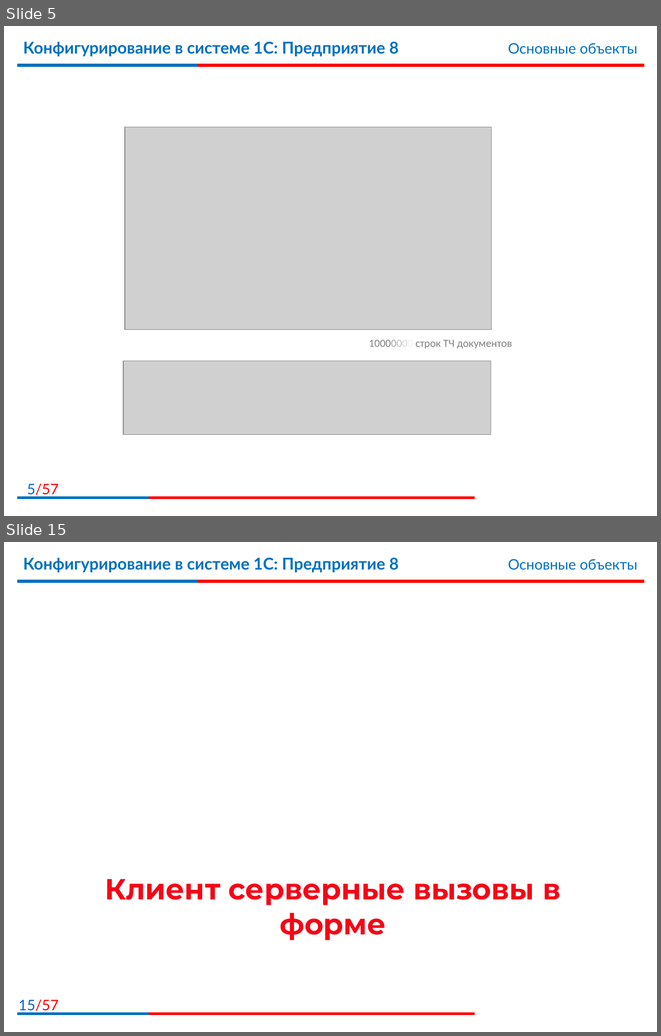
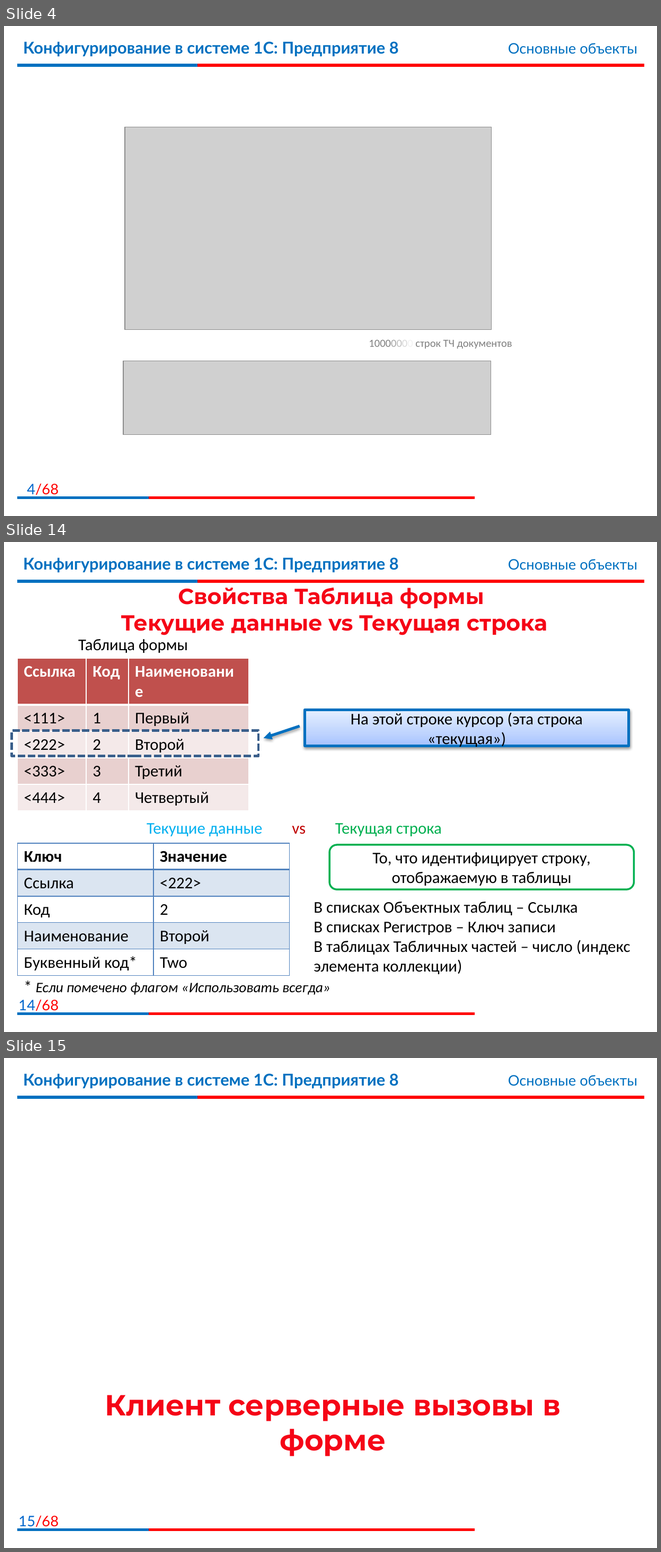
Before and after one commit to bestteacher-1c/documents_compl_kurs, a slide deck: Занятие_06/Иллюстрации6.pptx. Shown one above the other, each under a label of ours: slides 5 and 15 before the commit, slides 4, 14 and 15 after it; the slides between them are not shown. The pictures are 661x1036 and 661x1552 pixels, drawn with LibreOffice and Linux fonts; fonts in the diff are those of the drawing; grey boxes stand for pictures; background and template pictures are left out. Boxes give left, top, right and bottom in pixels: in the first picture for what was removed or moved away, otherwise in the second. Text is boxed around its words. In the diff, an @@ line names an element or a change of style, - is before the commit and + after.

```diff
--- a/Занятие_06/Иллюстрации6.pptx
+++ b/Занятие_06/Иллюстрации6.pptx
@@ slide 14 added at (x1=4, y1=542, x2=657, y2=1032), background #FFFFFF; not listed: 7 template elements that a slide beside it also shows @@
@@ title added at (x1=121, y1=587, x2=547, y2=635), 24 pt, text gradient #F50516 to #C00000, bold @@
+Свойства Таблица формы
+Текущие данные vs Текущая строка
@@ text added at (x1=78, y1=639, x2=188, y2=653), 18 pt, text #000000 @@
+Таблица формы
@@ table added at (x1=18, y1=658, x2=249, y2=944), 5 rows, 3 columns @@
+Ссылка | Код | Наименование
+<111> | 1 | Первый
+<222> | 2 | Второй
+<333> | 3 | Третий
+<444> | 4 | Четвертый
@@ border callout added at (x1=305, y1=710, x2=629, y2=746), fill gradient #A4C4FF to #BFD4FF to #E6EEFF, outline #0070C0 3 pt, 18 pt, text #000000 @@
+На этой строке курсор (эта строка «текущая»)
@@ rectangle added at (x1=12, y1=730, x2=258, y2=756), outline #3A5F8C 2.75 pt dashed @@
@@ text added at (x1=147, y1=823, x2=442, y2=836), 18 pt, text #00B0F0 @@
+Текущие данные vs Текущая строка
@@ table added at (x1=18, y1=843, x2=289, y2=976), 5 rows, 2 columns @@
+Ключ | Значение
+Ссылка | <222>
+Код | 2
+Наименование | Второй
+Буквенный код* | Two
@@ rounded rectangle added at (x1=329, y1=844, x2=634, y2=889), fill #FFFFFF, outline #00B050 2 pt, 18 pt, text #000000 @@
+То, что идентифицирует строку, отображаемую в таблицы
@@ text added at (x1=314, y1=901, x2=630, y2=974), 18 pt, text #000000 @@
+В списках Объектных таблиц – Ссылка
+В списках Регистров – Ключ записи
+В таблицах Табличных частей – число (индекс элемента коллекции)
@@ text added at (x1=36, y1=982, x2=330, y2=995), 16 pt, text #000000, italic @@
+* Если помечено флагом «Использовать всегда»
@@ what was slide 5 is now slide 4 @@
@@ page number at (x1=27, y1=483, x2=59, y2=497): text changed @@
-5/57
+4/68
@@ page number at (x1=18, y1=1515, x2=59, y2=1529): text changed @@
-15/57
+15/68
```
Also in this commit, not shown: 14 slides changed, 28 other slides added, 26 slides removed, 12 other files.
